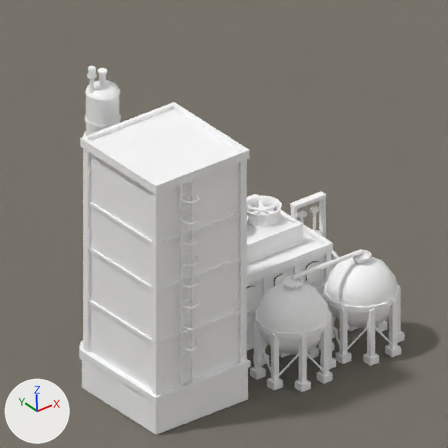
The Blender file src/DeepFrontier/Art/Source/CryogenicLiquefactionPlant-ReferenceStudy.blend as it was, and as the next commit left it.
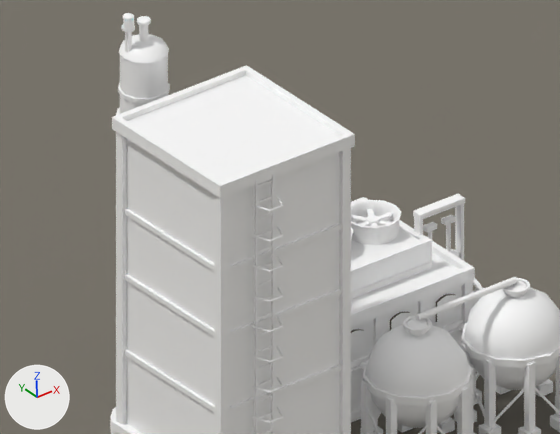
Old and new are each drawn from the file's camera 'Camera' and again close up on the part from 1% to 88% of the width and 13% to 80% of the height. Arrows for +X, +Y and +Z are at lower left; the lights stay in place. The older version's two pictures come first.

The older version as bpy lines, for what is in view:
```python
ob_cryogenicliquefactionplant_architecture = bpy.data.objects.new('CryogenicLiquefactionPlant.Architecture', me_cryogenicliquefactionplant_architecture)
ob_cryogenicliquefactionplant_architecture.location = (0.0, 0.0, 0.0)
ob_plane = bpy.data.objects.new('Plane', me_plane)
ob_plane.location = (0.0, 0.0, -0.04)
```
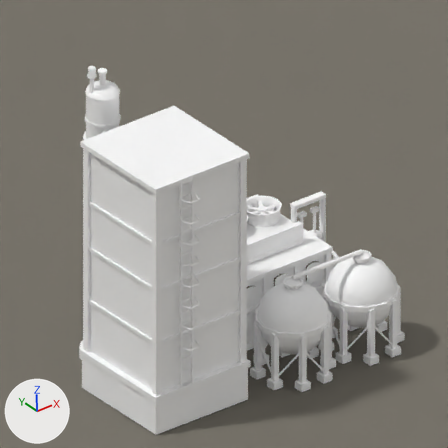
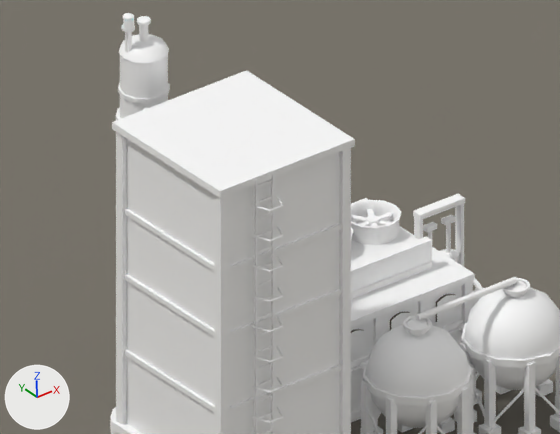
What differs and where, as boxes (x1, y1, x2, y2) in the close-ups (560 x 434 px):
part 1 of me_cryogenicliquefactionplant_architecture, deleted
    before: (112, 65, 475, 321)

The change, as a list of edits to the scene's bpy script:
```text
Change me_cryogenicliquefactionplant_architecture:
    used by ob_cryogenicliquefactionplant_architecture; location = (0.0, 0.0, 0.0)
    remove me_cryogenicliquefactionplant_architecture.from_pydata(...)  # 5294 vertices, 3168 faces; spans x -8.04..0.0, y -5.52..0.26, z -0.04..8.37
    add me_cryogenicliquefactionplant_architecture.from_pydata(...)  # 5230 vertices, 3120 faces; spans x -8.04..0.0, y -5.52..0.26, z -0.04..8.37
    me_cryogenicliquefactionplant_architecture part 1: 8 loose pieces with 64 vertices, spanning x -8.02..-0.94, y -5.02..0.06, z 2.0..7.1, are deleted
```
